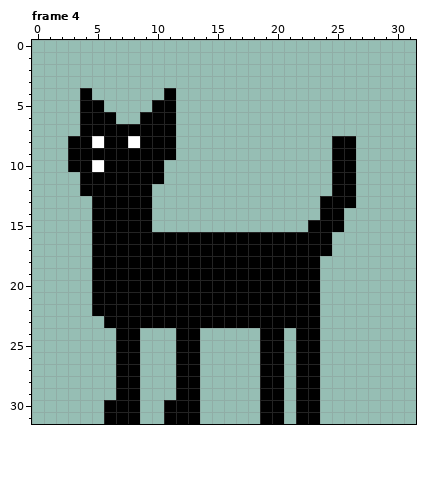
Two states of a pixel-art file, Assets/Sprites/Cat32Test.aseprite. Above: the version before the commit.
32x32 pixels, 4 frames. Shown: frame 4. The commit also changed other frames, which this record leaves out.
The result:
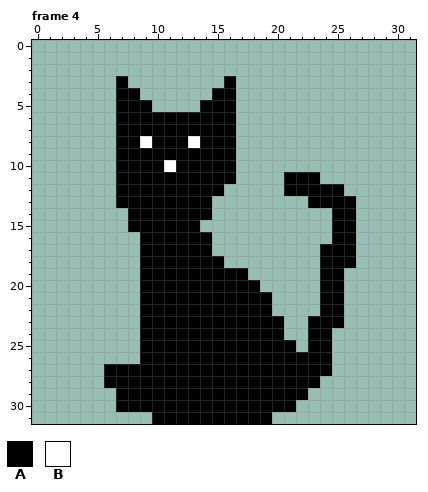
Palette (. is transparent): A #000000  B #ffffff
The author wrote: got a hit response set up and some health/lives UI for the sitting cat
Changes in this commit:
layer "Sit_HitResponse" added
layer "Scratch" now hidden
Changed rows in their new state; - is an unchanged pixel.
Frame 4:
first column x 3:
 3 ----A--------A----------
 4 -.--AA--.---AA----------
 5 -..-AAA..--AAA----------
 6 -...AA---AAAAA----------
 7 -...-----AAAAA----------
 8 ....-AB--ABAAA--------..
 9 ....-----AAAAA--------..
10 ....----BAAAAA--------..
11 -...----AAAAAA----AAA-..
12 -...---AAAAAA-----AAAA-.
13 --..---AAAAA--------A---
14 --...--AAAAA---------.-A
15 --...--AAAA---------..-A
16 --....------..........AA
17 --....------.........-AA
18 --....-------........AAA
19 --....---------......AA-
20 --....----------.....AA-
21 --....-----------....AA-
22 --....-----------....AA-
23 ---...------------..-AA-
24 ----..AAA--AAAAA---.-A--
25 ----..AAA--AAAAA--A.-A--
26 ----..AAA--AAAAA--A--A--
27 ---A--AAA--AAAAA--A--A--
28 ---A--AAA--AAAAA--A-----
29 ------AAA--AAAAA--A-.---
30 ---.--AA---AAAAA--A..---
31 ---...-A---AAAAA-.-..---
